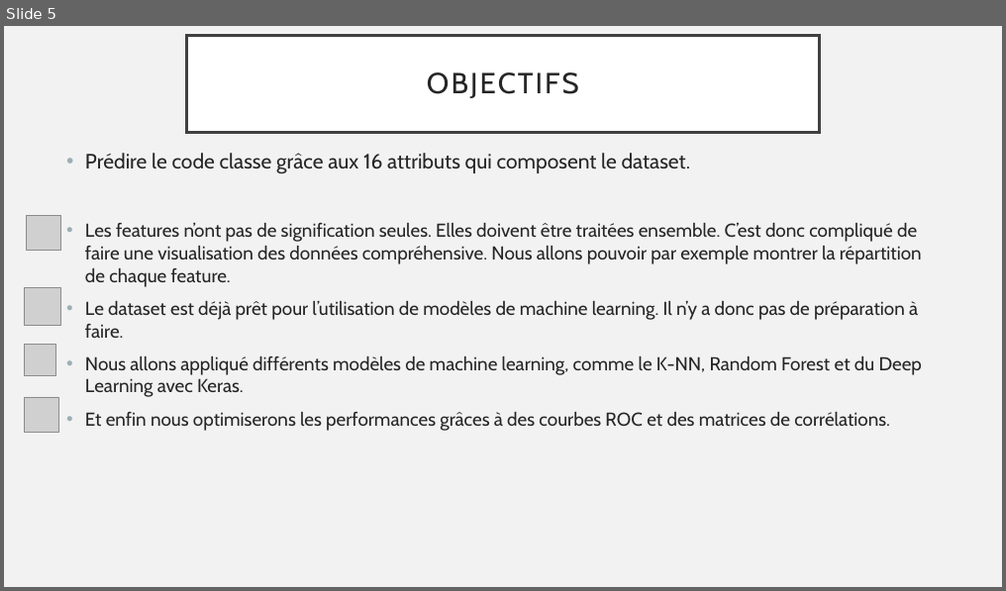
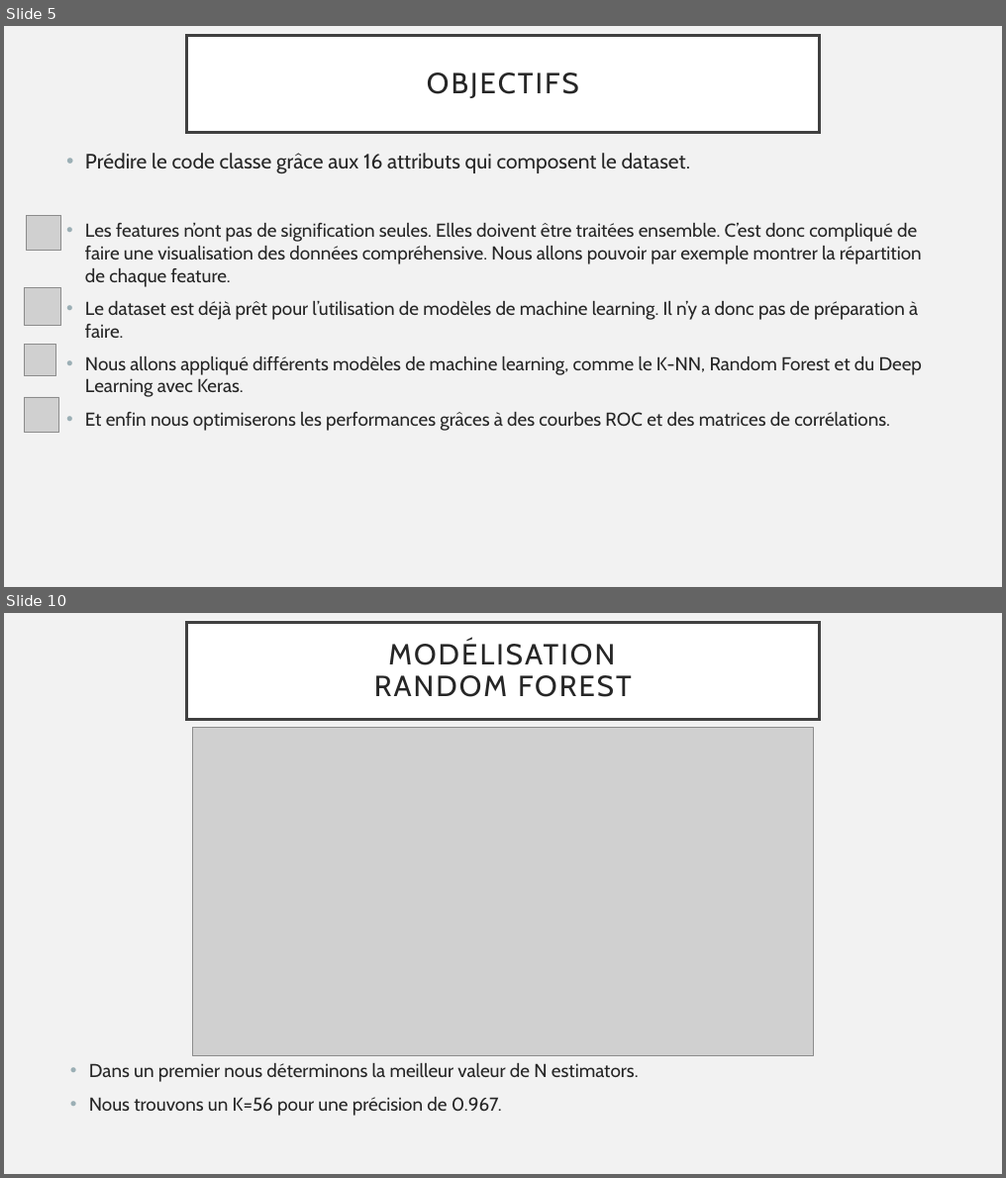
Before and after one commit to theofournier/python-for-data-analysis, a slide deck: Python for data analysis.pptx. Shown one above the other, each under a label of ours: slide 5 before the commit, slides 5 and 10 after it; the slides between them are not shown. The pictures are 1006x591 and 1006x1178 pixels, drawn with LibreOffice and Linux fonts; fonts in the diff are those of the drawing; grey boxes stand for pictures. Boxes give left, top, right and bottom in pixels: in the first picture for what was removed or moved away, otherwise in the second. Text is boxed around its words. In the diff, an @@ line names an element or a change of style, - is before the commit and + after.

```diff
--- a/Python for data analysis.pptx
+++ b/Python for data analysis.pptx
@@ slide 10 added at bbox=[4, 613, 1002, 1174], background #F2F2F2 @@
@@ title added at bbox=[187, 623, 819, 720], fill #FFFFFF, outline #404040 2.5 pt, 28 pt, text #262626 @@
+MODÉLISATION
+RANDOM FOREST
@@ picture added at bbox=[193, 727, 813, 1056] @@
@@ text added at bbox=[89, 1063, 639, 1116], 18 pt, text #262626 @@
+• Dans un premier nous déterminons la meilleur valeur de N estimators.
+• Nous trouvons un K=56 pour une précision de 0.967.
```
Also in this commit, not shown: 6 other slides added, 6 other files.
